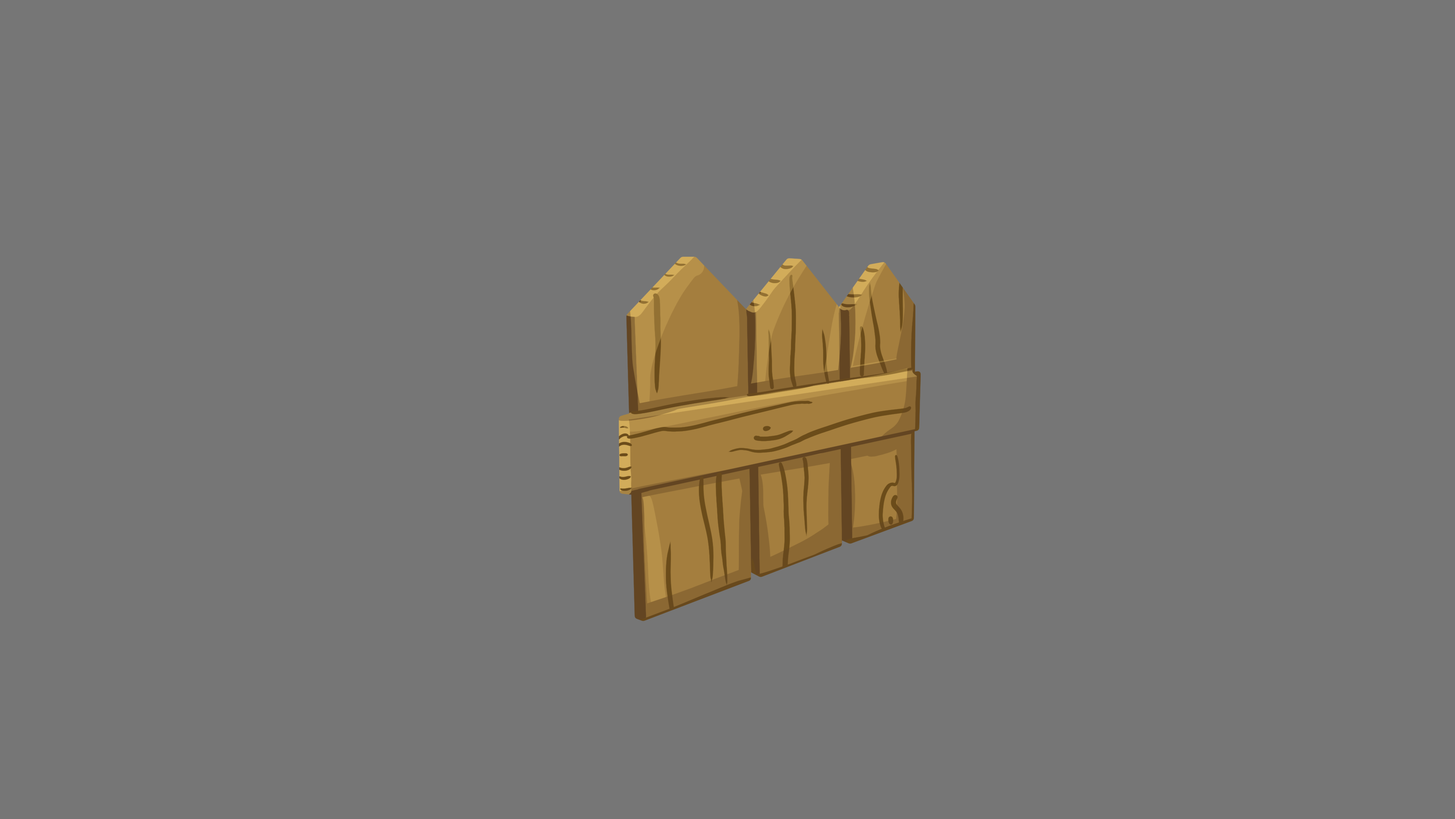
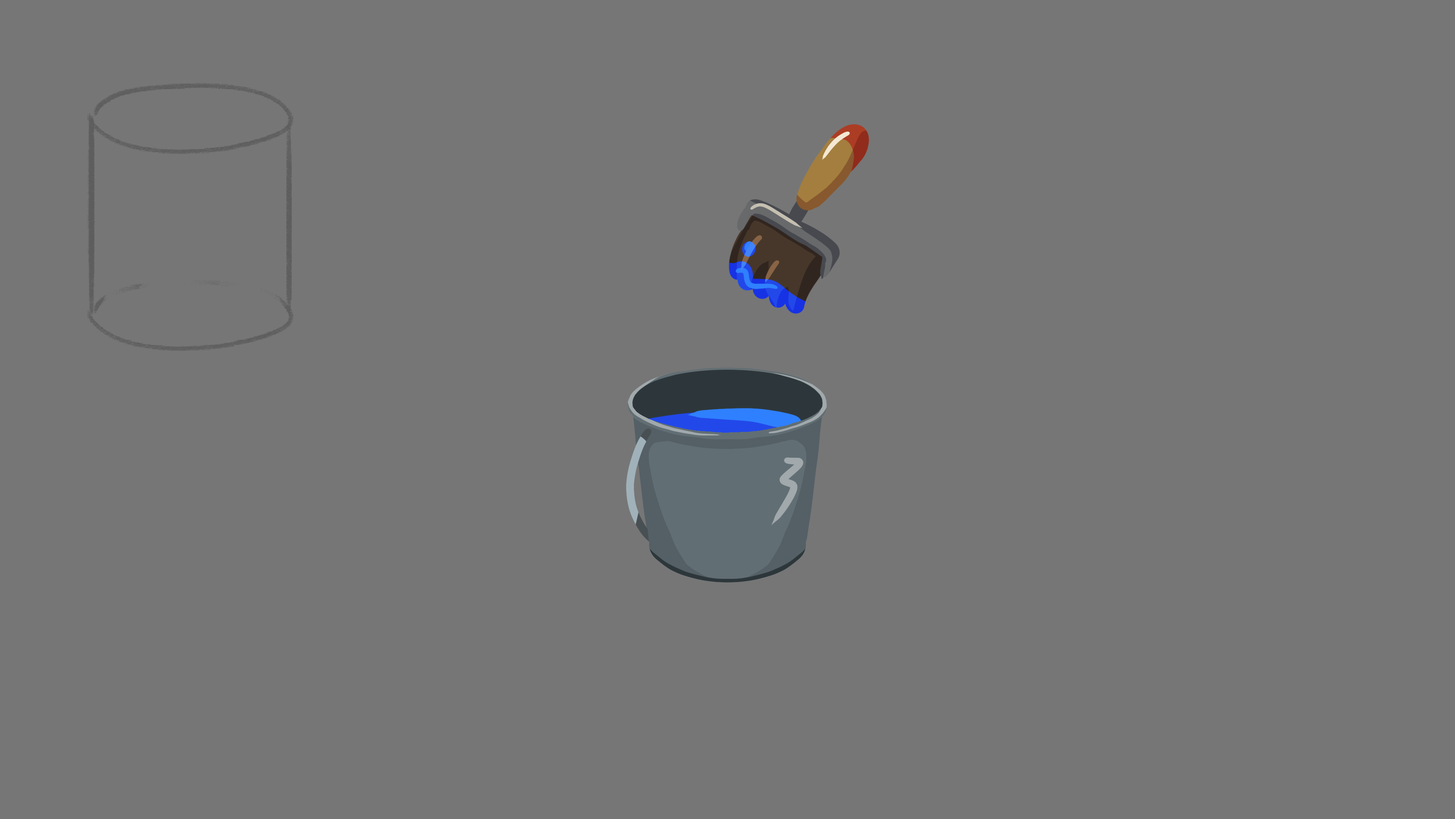
The second 1455 × 819 image is a revision of the first. Changes to its layers:
added group "References" with 1 layers above "Farbeimer" over [87, 82, 294, 352]
added layer "RefCylinder" (21%) in group "References" over [87, 82, 294, 352]
showed group "Farbeimer" (19 layers) over [618, 123, 886, 621]
painted on "Layer 11" over [618, 400, 844, 621]
painted on "Layer 10" over [618, 369, 856, 605]
added layer "Layer 21" in group "Farbeimer" over [626, 362, 829, 526]
painted on "Layer 9" over [627, 368, 828, 583]
added group "Brush" with 7 layers in group "Farbeimer" over [714, 123, 886, 341]
added layer "Layer 19" (overlay) in group "Brush" over [714, 130, 874, 341]
added group "Group 1" with 5 layers in group "Brush" over [716, 123, 886, 332]
added layer "Layer 17" in group "Group 1" over [800, 123, 870, 197]
added layer "Layer 14" in group "Group 1" over [796, 123, 870, 211]
added layer "Layer 15" in group "Group 1" over [737, 177, 841, 280]
added layer "Layer 18" in group "Group 1" over [716, 241, 845, 332]
added layer "Layer 16" in group "Group 1" over [728, 207, 830, 314]
added layer "Layer 21 copy" in group "Farbeimer" over [626, 362, 829, 526]
added layer "Layer 22" in group "Farbeimer" over [627, 367, 827, 402]
added layer "Layer 23" in group "Farbeimer" over [618, 407, 809, 459]
added layer "Ellipse 1" in group "Farbeimer" over [631, 369, 824, 434]
hid group "Holzzaun.png" (4 layers) over [618, 196, 922, 621]
